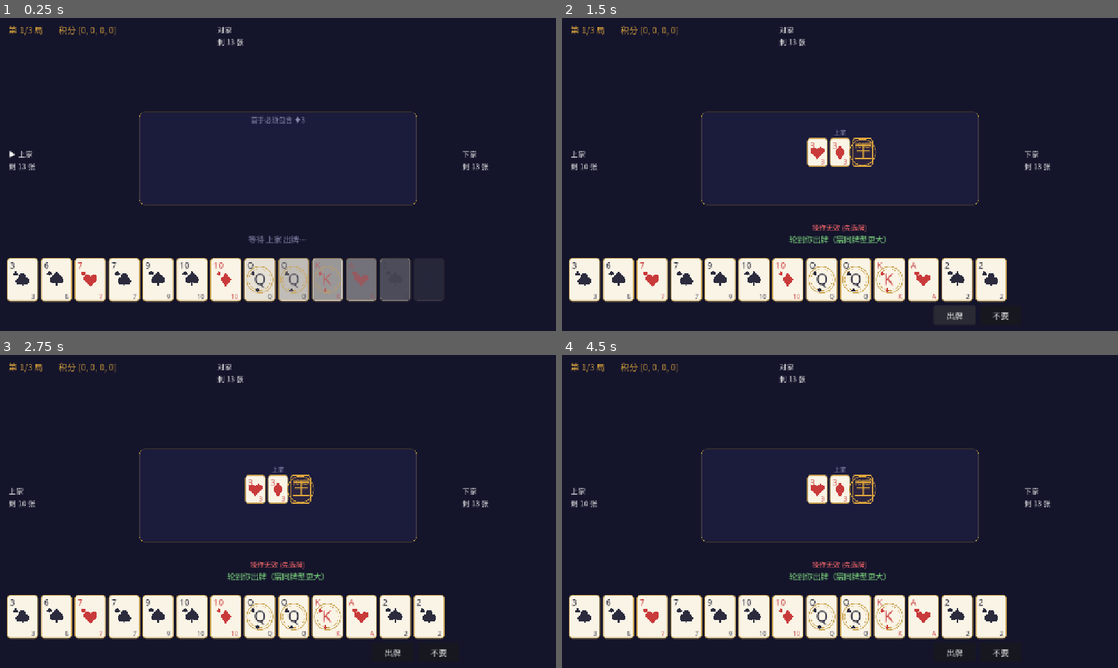
Above: before the commit, frames 1-4 (two rows, left to right).
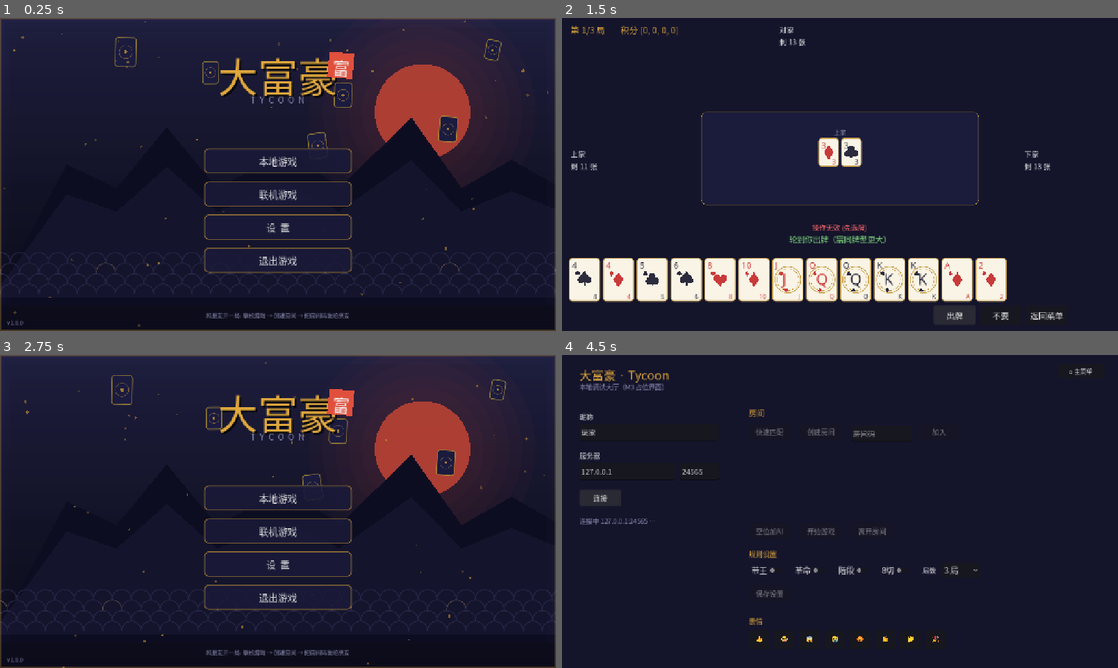
Above: after the commit, the same moments.

Repository: under328/tycoon
Game: Godot game, scene res://src/client/main.tscn
Two runs of this game, one before a commit and one after it. Both use one fixed random seed, a clock stepped at 60 frames per second and the inputs below.
Inputs (mouse positions are in pixels of both pictures, inside the frame that each line leads up to):
- Up to frame 1 (0.25 s): no input
- Up to frame 2 (1.5 s): click (840, 161) at 0.5 s, where only the run after the commit has a clickable "本地游戏"; click (956, 315) at 1.25 s, where only the run after the commit has a clickable "返回菜单"
- Up to frame 3 (2.75 s): click (483, 652) at 2 s, where only the run after the commit has a clickable "返回菜单"
- Up to frame 4 (4.5 s): click (840, 530) at 2.75 s, where only the run after the commit has a clickable "联机游戏"; click (956, 652) at 3.5 s, where only the run before the commit has a clickable "出牌"; click (600, 498) at 4.25 s, where only the run after the commit has a clickable "连接"

The runs differ from the first frame. In frame 1, 27% of the frame differs, in the area x 0-100%, y 0-100%; in frame 2, 2.1%; in frame 3, 29%; in frame 4, 15%.

Commit message:
feat(主菜单): 标题界面——本地/联机/设置/退出 + 程序化动态背景
- menu_background.gd: 每帧直绘的和风×霓虹动态背景——夜空渐变、红日光晕、
  两层远山剪影、青海波金云纹带(缓慢流动)、6 张漂浮牌背(正弦浮沉+漂移)、
  46 粒金尘粒子下落、描金边框; 零外部素材
- main_menu.gd: 大标题+朱印'富'+TYCOON 副标; 本地游戏/联机游戏/设置/退出
  四入口(金边样式按钮); 设置面板: 昵称(持久化)+音乐/音效滑杆(即时生效)
- 流程改造: 默认启动进主菜单; 本地游戏→牌桌(新增'返回菜单'); 联机游戏→
  大厅(新增'⌂主菜单'返回); --client 仍直达大厅(E2E 不受影响)
- 修复: 代码 new 的根 Control 在普通 Node 下锚点不可靠 → 显式铺满视口
- 桌面自动化实测: 菜单渲染/本地游戏进入/不要(Pass)/返回菜单/设置面板 全通过
- 单测 107,991 全绿

Diff:
--- a/project.godot
+++ b/project.godot
@@ -1,5 +1,10 @@
 ; Engine configuration file.
-; Godot 4.x — Tycoon 大富豪
+; It's best edited using the editor UI and not directly,
+; since the parameters that go here are not all obvious.
+;
+; Format:
+;   [section] ; section goes between []
+;   param=value ; assign values to parameters
 
 config_version=5
 
@@ -27,7 +32,6 @@
 [rendering]
 
 renderer/rendering_method="gl_compatibility"
-renderer/rendering_method.mobile="mobile"
 textures/vram_compression/import_etc2_astc=true
 limits/opengl/max_renderable_lights=2
 limits/opengl/max_lights_per_object=1
--- a/src/client/main.gd
+++ b/src/client/main.gd
@@ -1,37 +1,60 @@
 ## 客户端/服务器入口：按 AppMode 分发。
-##   服务器: /root/Main/Net = net_server（RPC 路径两端必须一致）
-##   联机客户端: /root/Main/Net = net_client + 大厅 ↔ 牌桌切换
-##   本地模式: 直接进牌桌（人 + 3AI）
+##   服务器: /root/Main/Net = net_node(服务器模式)
+##   客户端: 主菜单 → (本地游戏|联机游戏→大厅→牌桌)；--client 跳过菜单直达大厅
+##   本地默认: 主菜单 → 本地游戏 → 牌桌(人+3AI)
 extends Node
 
 const TableScene := preload("res://src/client/scenes/table.tscn")
 const LobbyScene := preload("res://src/client/scenes/lobby.tscn")
+const MainMenuScript := preload("res://src/client/scenes/main_menu.gd")
 const NetNodeGd := preload("res://src/protocol/net_node.gd")
 
+var menu = null
 var lobby = null
 var table = null
+var net = null
 
 
 func _ready() -> void:
 	if AppMode.is_server:
-		var net := NetNodeGd.new()
+		net = NetNodeGd.new()
 		net.name = "Net"
 		net.setup(true)
 		add_child(net)
-	elif AppMode.online_client:
-		var net := NetNodeGd.new()
+		return
+	menu = MainMenuScript.new()
+	menu.name = "Menu"
+	add_child(menu)
+	menu.local_game.connect(_start_local)
+	menu.online_game.connect(_start_online)
+	if AppMode.online_client:
+		_start_online()  # --client 直达联机大厅
+
+
+func _start_local() -> void:
+	menu.visible = false
+	table = TableScene.instantiate()
+	table.name = "Table"
+	table.mode = "local"
+	add_child(table)
+	table.finished.connect(_back_to_menu, CONNECT_ONE_SHOT)
+
+
+func _start_online() -> void:
+	menu.visible = false
+	if net == null:
+		net = NetNodeGd.new()
 		net.name = "Net"
 		net.setup(false)
 		add_child(net)
+	if lobby == null:
 		lobby = LobbyScene.instantiate()
 		lobby.name = "Lobby"
 		add_child(lobby)
 		lobby.setup(net)
 		lobby.start_game.connect(_enter_table)
-	else:
-		table = TableScene.instantiate()
-		table.name = "Table"
-		add_child(table)
+		lobby.back_to_menu.connect(_back_to_menu)
+	lobby.visible = true
 
 
 func _enter_table() -> void:
@@ -51,3 +74,13 @@
 		table = null
 	if lobby != null:
 		lobby.visible = true
+
+
+func _back_to_menu() -> void:
+	if table != null:
+		table.queue_free()
+		table = null
+	if lobby != null:
+		lobby.visible = false
+	if menu != null:
+		menu.visible = true
--- a/src/client/scenes/lobby.gd
+++ b/src/client/scenes/lobby.gd
@@ -2,6 +2,7 @@
 extends Control
 
 signal start_game
+signal back_to_menu
 
 const NetNodeGd = preload("res://src/protocol/net_node.gd")
 
@@ -115,44 +116,16 @@
 	stats_label.custom_minimum_size = Vector2(340, 40)
 	add_child(stats_label)
 
-	# ---- 音量设置 ----
-	var vc := _label(15, COLOR_WHITE)
-	vc.text = "音乐"
-	vc.position = Vector2(40, 528)
-	add_child(vc)
-	var bgm_slider := HSlider.new()
-	bgm_slider.position = Vector2(90, 532)
-	bgm_slider.custom_minimum_size = Vector2(260, 20)
-	bgm_slider.max_value = 1.0
-	bgm_slider.step = 0.05
-	add_child(bgm_slider)
-	var vc2 := _label(15, COLOR_WHITE)
-	vc2.text = "音效"
-	vc2.position = Vector2(40, 566)
-	add_child(vc2)
-	var sfx_slider := HSlider.new()
-	sfx_slider.position = Vector2(90, 570)
-	sfx_slider.custom_minimum_size = Vector2(260, 20)
-	sfx_slider.max_value = 1.0
-	sfx_slider.step = 0.05
-	add_child(sfx_slider)
-	var gs2 := get_node_or_null("/root/GameSettings")
-	if gs2 != null:
-		bgm_slider.value = float(gs2.bgm_volume)
-		sfx_slider.value = float(gs2.sfx_volume)
-	bgm_slider.value_changed.connect(func(v: float) -> void:
-		var g := get_node_or_null("/root/GameSettings")
-		if g != null:
-			g.bgm_volume = v
-			g.save_settings()
-		Audio.apply_volumes())
-	sfx_slider.value_changed.connect(func(v: float) -> void:
-		var g := get_node_or_null("/root/GameSettings")
-		if g != null:
-			g.sfx_volume = v
-			g.save_settings()
-		Audio.apply_volumes()
-		Audio.play("click"))
+	# 音量设置已移至主菜单"设置"面板
+
+	var menu_btn := _button("⌂ 主菜单", Vector2(1140, 20))
+	menu_btn.custom_minimum_size = Vector2(110, 34)
+	menu_btn.add_theme_font_size_override("font_size", 14)
+	menu_btn.pressed.connect(func() -> void:
+		Audio.play("click")
+		net.leave_room()
+		back_to_menu.emit())
+	add_child(menu_btn)
 
 	var c3 := _label(18, COLOR_GOLD)
 	c3.text = "房间"
--- /dev/null
+++ b/src/client/scenes/main_menu.gd
@@ -0,0 +1,243 @@
+## 主菜单：本地游戏 / 联机游戏 / 设置 / 退出。动态背景见 menu_background.gd。
+extends Control
+
+signal local_game
+signal online_game
+
+const BGScript = preload("res://src/client/ui/menu_background.gd")
+
+const COLOR_GOLD := Color("e0a83c")
+const COLOR_RED := Color("e0503c")
+const COLOR_WHITE := Color("f0f0f0")
+const COLOR_DIM := Color("8a8ab0")
+const COLOR_PANEL := Color(0.10, 0.10, 0.22, 0.92)
+
+var _settings_panel: PanelContainer
+var _nickname_edit: LineEdit
+
+
+func _ready() -> void:
+	# 根 Control 由代码 new 出且父节点是普通 Node, 锚点不可靠 → 显式铺满视口
+	set_anchors_preset(Control.PRESET_FULL_RECT)
+	position = Vector2.ZERO
+	size = get_viewport().get_visible_rect().size
+	var theme_res := Theme.new()
+	var sys_font := SystemFont.new()
+	sys_font.font_names = PackedStringArray([
+		"Microsoft YaHei", "Noto Sans CJK SC", "PingFang SC", "SimHei", "Arial",
+	])
+	theme_res.default_font = sys_font
+	theme_res.default_font_size = 18
+	theme = theme_res
+
+	var bg := BGScript.new()
+	bg.set_anchors_preset(Control.PRESET_FULL_RECT)
+	add_child(bg)
+
+	_build_title()
+	_build_menu()
+	_build_settings()
+	Audio.play_bgm("lobby")
+
+
+func _build_title() -> void:
+	var title := _label(92, COLOR_GOLD)
+	title.text = "大富豪"
+	title.add_theme_constant_override("shadow_offset_x", 4)
+	title.add_theme_constant_override("shadow_offset_y", 4)
+	title.add_theme_color_override("font_shadow_color", Color(0, 0, 0, 0.6))
+	title.set_anchors_preset(Control.PRESET_CENTER_TOP)
+	title.position = Vector2(-160, 64)
+	title.custom_minimum_size = Vector2(320, 110)
+	title.horizontal_alignment = HORIZONTAL_ALIGNMENT_CENTER
+	add_child(title)
+
+	var sub := _label(20, COLOR_DIM)
+	sub.text = "T  Y  C  O  O  N"
+	sub.set_anchors_preset(Control.PRESET_CENTER_TOP)
+	sub.position = Vector2(-160, 172)
+	sub.custom_minimum_size = Vector2(320, 30)
+	sub.horizontal_alignment = HORIZONTAL_ALIGNMENT_CENTER
+	add_child(sub)
+
+	# 朱印（和风落款）
+	var seal := ColorRect.new()
+	seal.color = COLOR_RED
+	seal.custom_minimum_size = Vector2(58, 58)
+	seal.size = Vector2(58, 58)
+	seal.position = Vector2(758, 78)
+	seal.rotation = 0.08
+	add_child(seal)
+	var seal_char := _label(40, COLOR_WHITE)
+	seal_char.text = "富"
+	seal_char.position = Vector2(10, 4)
+	seal.add_child(seal_char)
+
+	var ver := _label(13, COLOR_DIM)
+	ver.text = "v1.0.0"
+	ver.position = Vector2(16, 690)
+	add_child(ver)
+
+
+func _build_menu() -> void:
+	var box := VBoxContainer.new()
+	box.set_anchors_preset(Control.PRESET_CENTER)
+	box.position = Vector2(-170, -60)
+	box.custom_minimum_size = Vector2(340, 300)
+	box.add_theme_constant_override("separation", 18)
+	add_child(box)
+
+	box.add_child(_menu_button("本地游戏", func() -> void:
+		Audio.play("click")
+		local_game.emit()))
+	box.add_child(_menu_button("联机游戏", func() -> void:
+		Audio.play("click")
+		online_game.emit()))
+	box.add_child(_menu_button("设  置", func() -> void:
+		Audio.play("click")
+		_settings_panel.visible = not _settings_panel.visible))
+	box.add_child(_menu_button("退出游戏", func() -> void:
+		get_tree().quit()))
+
+	var hint := _label(13, COLOR_DIM)
+	hint.text = "和朋友开一局: 联机游戏 → 创建房间 → 把房间码发给朋友"
+	hint.set_anchors_preset(Control.PRESET_CENTER_BOTTOM)
+	hint.position = Vector2(-300, -46)
+	hint.custom_minimum_size = Vector2(600, 26)
+	hint.horizontal_alignment = HORIZONTAL_ALIGNMENT_CENTER
+	add_child(hint)
+
+
+func _menu_button(text: String, on_press: Callable) -> Button:
+	var b := Button.new()
+	b.text = text
+	b.custom_minimum_size = Vector2(340, 58)
+	b.add_theme_font_size_override("font_size", 22)
+	var normal := StyleBoxFlat.new()
+	normal.bg_color = Color(0.10, 0.10, 0.22, 0.88)
+	normal.set_corner_radius_all(10)
+	normal.set_border_width_all(2)
+	normal.border_color = Color(COLOR_GOLD, 0.55)
+	var hover := normal.duplicate()
+	hover.bg_color = Color(0.16, 0.15, 0.34, 0.95)
+	hover.border_color = COLOR_GOLD
+	var pressed := normal.duplicate()
+	pressed.bg_color = Color(0.22, 0.12, 0.16, 0.95)
+	b.add_theme_stylebox_override("normal", normal)
+	b.add_theme_stylebox_override("hover", hover)
+	b.add_theme_stylebox_override("pressed", pressed)
+	b.add_theme_stylebox_override("focus", StyleBoxEmpty.new())
+	b.pressed.connect(on_press)
+	return b
+
+
+func _build_settings() -> void:
+	_settings_panel = PanelContainer.new()
+	var sb := StyleBoxFlat.new()
+	sb.bg_color = COLOR_PANEL
+	sb.set_corner_radius_all(14)
+	sb.set_border_width_all(2)
+	sb.border_color = COLOR_GOLD
+	_settings_panel.add_theme_stylebox_override("panel", sb)
+	_settings_panel.set_anchors_preset(Control.PRESET_CENTER)
+	_settings_panel.position = Vector2(-220, -170)
+	_settings_panel.custom_minimum_size = Vector2(440, 340)
+	_settings_panel.visible = false
+	add_child(_settings_panel)
+
+	var box := VBoxContainer.new()
+	box.add_theme_constant_override("separation", 14)
+	_settings_panel.add_child(box)
+
+	var title := _label(22, COLOR_GOLD)
+	title.text = "设  置"
+	title.horizontal_alignment = HORIZONTAL_ALIGNMENT_CENTER
+	box.add_child(title)
+
+	var nick_row := HBoxContainer.new()
+	nick_row.add_theme_constant_override("separation", 12)
+	box.add_child(nick_row)
+	var nick_lbl := _label(16, COLOR_WHITE)
+	nick_lbl.text = "昵称"
+	nick_lbl.custom_minimum_size = Vector2(60, 0)
+	nick_row.add_child(nick_lbl)
+	_nickname_edit = LineEdit.new()
+	_nickname_edit.max_length = 12
+	_nickname_edit.custom_minimum_size = Vector2(280, 38)
+	var gs := get_node_or_null("/root/GameSettings")
+	if gs != null:
+		_nickname_edit.text = str(gs.nickname)
+	_nickname_edit.text_changed.connect(func(t: String) -> void:
+		var g := get_node_or_null("/root/GameSettings")
+		if g != null:
+			g.nickname = t.strip_edges()
+			if g.nickname == "":
+				g.nickname = "玩家"
+			g.save_settings())
+	nick_row.add_child(_nickname_edit)
+
+	var bgm_row := HBoxContainer.new()
+	bgm_row.add_theme_constant_override("separation", 12)
+	box.add_child(bgm_row)
+	var bgm_lbl := _label(16, COLOR_WHITE)
+	bgm_lbl.text = "音乐"
+	bgm_lbl.custom_minimum_size = Vector2(60, 0)
+	bgm_row.add_child(bgm_lbl)
+	var bgm_slider := HSlider.new()
+	bgm_slider.max_value = 1.0
+	bgm_slider.step = 0.05
+	bgm_slider.custom_minimum_size = Vector2(280, 24)
+	bgm_row.add_child(bgm_slider)
+
+	var sfx_row := HBoxContainer.new()
+	sfx_row.add_theme_constant_override("separation", 12)
+	box.add_child(sfx_row)
+	var sfx_lbl := _label(16, COLOR_WHITE)
+	sfx_lbl.text = "音效"
+	sfx_lbl.custom_minimum_size = Vector2(60, 0)
+	sfx_row.add_child(sfx_lbl)
+	var sfx_slider := HSlider.new()
+	sfx_slider.max_value = 1.0
+	sfx_slider.step = 0.05
+	sfx_slider.custom_minimum_size = Vector2(280, 24)
+	sfx_row.add_child(sfx_slider)
+
+	var g2 := get_node_or_null("/root/GameSettings")
+	if g2 != null:
+		bgm_slider.value = float(g2.bgm_volume)
+		sfx_slider.value = float(g2.sfx_volume)
+	bgm_slider.value_changed.connect(func(v: float) -> void:
+		var g := get_node_or_null("/root/GameSettings")
+		if g != null:
+			g.bgm_volume = v
+			g.save_settings()
+		Audio.apply_volumes())
+	sfx_slider.value_changed.connect(func(v: float) -> void:
+		var g := get_node_or_null("/root/GameSettings")
+		if g != null:
+			g.sfx_volume = v
+			g.save_settings()
+		Audio.apply_volumes()
+		Audio.play("click"))
+
+	var tip := _label(13, COLOR_DIM)
+	tip.text = "设置会自动保存"
+	box.add_child(tip)
+
+	var close := Button.new()
+	close.text = "关 闭"
+	close.custom_minimum_size = Vector2(140, 42)
+	close.add_theme_font_size_override("font_size", 17)
+	close.pressed.connect(func() -> void:
+		Audio.play("click")
+		_settings_panel.visible = false)
+	var center := CenterContainer.new()
+	center.add_child(close)
+	box.add_child(center)
+
+
+func _label(size: int, color: Color) -> Label:
+	var lb := Label.new()
+	lb.add_theme_font_size_override("font_size", size)
+	lb.add_theme_color_override("font_color", color)
+	return lb
--- a/src/client/scenes/table.gd
+++ b/src/client/scenes/table.gd
@@ -196,7 +196,7 @@
 
 func _on_leave_pressed() -> void:
 	Audio.play("click")
-	# 对局中离开=弃局交给 AI, 需 3 秒内二次确认
+	# 联机对局中离开=弃局交给 AI, 需 3 秒内二次确认; 本地模式直接返回
 	if mode == "online" and not _at_game_end:
 		var now := Time.get_ticks_msec()
 		if now - _leave_confirm_at > 3000:
@@ -558,7 +558,8 @@
 	btn_pass.visible = my_turn and not lead.is_empty()
 	btn_next.visible = mode == "local" and phase == "round_end"
 	btn_rematch.visible = mode == "local" and phase == "game_end"
-	btn_leave.visible = mode == "online"
+	btn_leave.visible = true
+	btn_leave.text = "返回大厅" if mode == "online" else "返回菜单"
 
 	# 终局演出（一次性）
 	if phase == "game_end" and not _end_shown \
--- /dev/null
+++ b/src/client/ui/menu_background.gd
@@ -0,0 +1,140 @@
+## 主菜单程序化动态背景（和风 × 霓虹）。零外部素材，每帧直绘。
+## 构成：夜空渐变 → 红日(光晕) → 远山剪影 → 青海波金云带 → 漂浮牌背 → 金尘粒子 → 描金边框。
+extends Control
+
+const COLOR_GOLD := Color("e0a83c")
+const COLOR_RED := Color("e0503c")
+const COLOR_INDIGO := Color("3a3a6e")
+const COLOR_DIM := Color("8a8ab0")
+
+var _t := 0.0
+var _grad := GradientTexture2D.new()
+var _back_sb := StyleBoxFlat.new()
+var _petals: Array = []
+var _cards: Array = []
+
+
+func _ready() -> void:
+	mouse_filter = Control.MOUSE_FILTER_IGNORE
+	var g := Gradient.new()
+	g.offsets = PackedFloat32Array([0.0, 0.55, 1.0])
+	g.colors = PackedColorArray([
+		Color("232348"), Color("16162e"), Color("0d0d1e"),
+	])
+	_grad.gradient = g
+	_grad.fill_from = Vector2(0, 0)
+	_grad.fill_to = Vector2(0, 1)
+
+	_back_sb.bg_color = Color("20204a")
+	_back_sb.set_corner_radius_all(6)
+	_back_sb.set_border_width_all(2)
+	_back_sb.border_color = Color(0.79, 0.66, 0.24, 0.75)
+
+	var rng := RandomNumberGenerator.new()
+	rng.seed = 20260911
+	for i in 46:
+		_petals.append({
+			"x": rng.randf(), "y": rng.randf(),
+			"spd": rng.randf_range(0.02, 0.06),
+			"sway": rng.randf_range(8.0, 26.0),
+			"sway_spd": rng.randf_range(0.6, 1.6),
+			"r": rng.randf_range(1.4, 3.4),
+			"a": rng.randf_range(0.25, 0.7),
+		})
+	for i in 6:
+		_cards.append({
+			"x": rng.randf_range(0.06, 0.94),
+			"y": rng.randf_range(0.10, 0.55),
+			"rot": rng.randf_range(-0.3, 0.3),
+			"bob": rng.randf_range(0.0, TAU),
+			"bob_spd": rng.randf_range(0.5, 1.1),
+			"drift": rng.randf_range(-0.004, 0.004),
+			"s": rng.randf_range(0.55, 0.95),
+		})
+
+
+func _process(delta: float) -> void:
+	_t += delta
+	for p in _petals:
+		p["y"] += p["spd"] * delta
+		p["x"] += sin(_t * p["sway_spd"] + p["y"] * 6.0) * p["sway"] * delta / maxf(size.x, 1.0)
+		if float(p["y"]) > 1.05:
+			p["y"] = -0.05
+			p["x"] = randf()
+	for c in _cards:
+		c["x"] += c["drift"] * delta
+		if float(c["x"]) > 1.02:
+			c["x"] = -0.02
+		elif float(c["x"]) < -0.02:
+			c["x"] = 1.02
+	queue_redraw()
+
+
+func _draw() -> void:
+	var sz := size
+	if sz.x < 10 or sz.y < 10:
+		return
+	draw_texture_rect(_grad, Rect2(Vector2.ZERO, sz), false)
+
+	# --- 红日 + 光晕 ---
+	var sun := Vector2(sz.x * 0.76, sz.y * 0.30)
+	for i in 6:
+		draw_circle(sun, 110.0 + i * 30.0, Color(0.88, 0.31, 0.24, 0.035))
+	draw_circle(sun, 110.0, Color(0.88, 0.31, 0.24, 0.85))
+	draw_circle(sun, 110.0, Color(1, 0.6, 0.4, 0.0) if false else Color(0, 0, 0, 0))
+
+	# --- 远山剪影（两层） ---
+	var base_y := sz.y * 0.66
+	_draw_mountains(base_y - 30.0, sz.y * 0.30, Color("101028"))
+	_draw_mountains(base_y + 10.0, sz.y * 0.22, Color("181834"))
+
+	# --- 青海波金云带（底部三行半圆） ---
+	var row_y := sz.y * 0.78
+	var step := 44.0
+	for row in 4:
+		var yy := row_y + row * step * 0.55
+		var off := (row % 2) * step * 0.5
+		var x := -step + fmod(_t * 6.0, step) - off
+		while x < sz.x + step:
+			draw_arc(Vector2(x, yy), step * 0.5, PI, TAU, 20,
+					COLOR_INDIGO.lerp(Color.BLACK, 0.25), 2.0, true)
+			if row == 1 and int((x + off) / step) % 6 == 0:
+				draw_arc(Vector2(x, yy), step * 0.5, PI, TAU, 20,
+						Color(COLOR_GOLD, 0.35), 1.4, true)
+			x += step
+
+	# --- 漂浮牌背 ---
+	for c in _cards:
+		var pos := Vector2(float(c["x"]) * sz.x, float(c["y"]) * sz.y) \
+				+ Vector2(0, sin(_t * float(c["bob_spd"]) + float(c["bob"])) * 14.0)
+		var s: float = c["s"]
+		draw_set_transform_matrix(Transform2D(float(c["rot"]), pos))
+		_back_sb.draw(get_canvas_item(), Rect2(Vector2(-26 * s, -36 * s), Vector2(52 * s, 72 * s)))
+		draw_arc(Vector2(0, 0), 16.0 * s, 0, TAU, 24, Color(COLOR_GOLD, 0.5), 1.2, true)
+		draw_circle(Vector2(0, 0), 4.0 * s, Color(COLOR_GOLD, 0.8))
+		draw_set_transform_matrix(Transform2D())
+
+	# --- 金尘粒子 ---
+	for p in _petals:
+		draw_circle(Vector2(float(p["x"]) * sz.x, float(p["y"]) * sz.y),
+				float(p["r"]), Color(COLOR_GOLD, float(p["a"])))
+
+	# --- 描金边框 + 暗角 ---
+	var border := 2
+	draw_rect(Rect2(border, border, sz.x - border * 2, sz.y - border * 2),
+			Color(COLOR_GOLD, 0.28), false, border)
+	for i in 3:
+		var k := i * 10.0
+		draw_rect(Rect2(k, k, sz.x - k * 2, sz.y - k * 2), Color(0, 0, 0, 0.05))
+
+
+func _draw_mountains(base_y: float, h: float, ink: Color) -> void:
+	var pts := PackedVector2Array()
+	pts.append(Vector2(-20, base_y + h))
+	var peaks := [0.12, 0.3, 0.52, 0.74, 0.92]
+	var heights := [0.5, 0.9, 0.65, 1.0, 0.55]
+	for i in peaks.size():
+		pts.append(Vector2(size.x * peaks[i], base_y - h * heights[i]))
+		pts.append(Vector2(size.x * (peaks[i] + 0.09), base_y - h * 0.25))
+	pts.append(Vector2(size.x + 20, base_y + h))
+	draw_colored_polygon(pts, ink)
--- a/src/protocol/net_node.gd
+++ b/src/protocol/net_node.gd
@@ -369,7 +369,8 @@
 
 
 func leave_room() -> void:
-	_c_send("c_room_leave", {})
+	if _is_connected():
+		_c_send("c_room_leave", {})
 	_session_token = ""
 	in_room = false
 	my_seat = -1
Not shown, added: src/client/scenes/main_menu.gd.uid
Not shown, added: src/client/ui/menu_background.gd.uid
